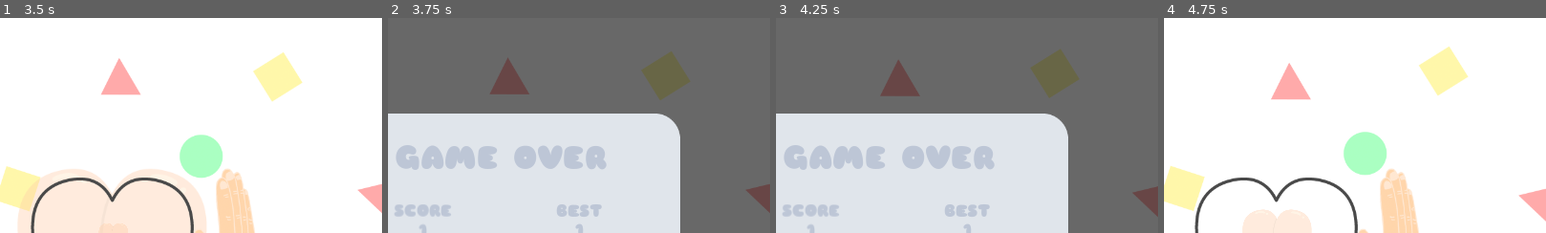
Above: before the commit, frames 1-4 (left to right).
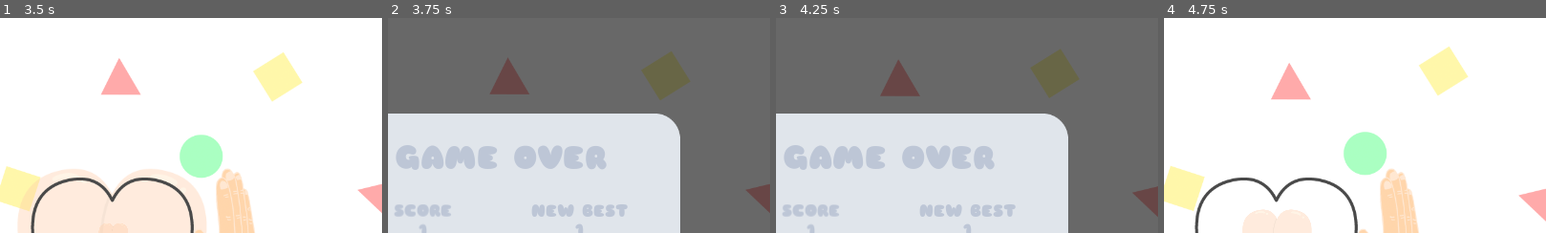
Above: after the commit, the same moments.

Repository: MikeTeok/test_butt_name
Game: Godot game, scene res://scenes/Game.tscn
Same seed, same stepped clock (60 frames per second), same inputs: the game is played once before the commit and once after it.
Inputs (mouse positions are % of the whole screen's width and height, from its top left):
- Up to frame 1 (3.5 s): move the mouse to (72, 45) at 0.52 s; tap Space (ui_select) at 0.77, 2.27 s; click (39, 64) at 1.25 s; move the mouse to (30, 55) at 2.02 s; move the mouse to (60, 28) at 2.77 s
- Up to frame 2 (3.75 s): move the mouse to (45, 70) at 3.52 s
- Up to frame 3 (4.25 s): tap Space (ui_select) at 3.77 s
- Up to frame 4 (4.75 s): click (39, 64) at 4.25 s
The pictures show only the part of the screen within x 35-85%, y 0-50%; the shares and areas given below are measured in that part.

Frame 1 is identical in both runs. In frame 2, 0.7% of the frame differs, in the area x 37-63%, y 86-93%; in frame 3, 0.7%; in frame 4, nothing differs.

Commit message:
Added SaveState.gd to save best score
Game data path: (Windows)
C:\Users\user\AppData\Roaming\Godot\app_userdata\test_butt

Diff:
--- a/project.godot
+++ b/project.godot
@@ -14,6 +14,10 @@
 run/main_scene="res://scenes/Game.tscn"
 config/icon="res://icon.png"
 
+[autoload]
+
+SaveState="*res://scripts/SaveState.gd"
+
 [display]
 
 window/size/width=1280
--- a/scenes/GameOverUI.tscn
+++ b/scenes/GameOverUI.tscn
@@ -46,7 +46,9 @@
 "speed": 5.0
 } ]
 
-[node name="GameOverUI" type="Control"]
+[node name="GameOverUI" type="Control" groups=[
+"Saved",
+]]
 margin_right = 1280.0
 margin_bottom = 720.0
 script = ExtResource( 2 )
--- a/scripts/GameOverUI.gd
+++ b/scripts/GameOverUI.gd
@@ -7,13 +7,19 @@
 onready var board = $Board
 signal restartRequest
 onready var theme_mode = "Light mode" setget set_theme
+var best = 0
 
 func _ready():
 	set_theme(theme_mode)
 
 func update_scoreboard(score):
 	scoreLabel.set_text("SCORE\n" + String(score))
-	hiScoreLabel.set_text("BEST\n" + String(score))
+	if (score > best):
+		best = score
+		hiScoreLabel.set_text("NEW BEST\n" + String(best))
+	else:
+		hiScoreLabel.set_text("BEST\n" + String(best))
+	SaveState.save_game()
 
 func _on_RestartButton_pressed():
 	emit_signal("restartRequest")
@@ -26,3 +32,13 @@
 		board.modulate = Color("2A2A2A")
 	else:
 		board.modulate = Color("e1e6ec")
+
+func get_save_stats():
+	return {
+		'name' : get_name(),
+		'parent' : get_parent().get_path(),
+		'best' : best
+	}
+
+func load_save_stats(stats):
+	self.best = stats.best
--- /dev/null
+++ b/scripts/SaveState.gd
@@ -0,0 +1,44 @@
+extends Node
+
+var save_filename = "user://save_game.save"
+
+func _ready():
+	load_game()
+	pass # Replace with function body.
+
+func save_game():
+	var save_file = File.new()
+	save_file.open(save_filename,File.WRITE)
+	var saved_nodes = get_tree().get_nodes_in_group("Saved")
+
+	for node in saved_nodes:
+		if node.filename.empty():
+			break
+
+		var node_details = node.get_save_stats()
+		save_file.store_line(to_json(node_details))
+
+	save_file.close()
+
+#func _notification(what):
+#	if what == MainLoop.NOTIFICATION_WM_QUIT_REQUEST or what == MainLoop.NOTIFICATION_WM_GO_BACK_REQUEST:
+#		save_game()
+
+func load_game():
+
+	var save_file = File.new()
+	if not save_file.file_exists(save_filename):
+		return
+
+	var saved_nodes = get_tree().get_nodes_in_group("Saved")
+
+#	for node in saved_nodes:
+#		node.queue_free()
+
+	save_file.open(save_filename,File.READ)
+	while save_file.get_position() < save_file.get_len():
+		var node_data = parse_json(save_file.get_line())
+#		var new_obj = load(node_data.filename).instance()
+#		get_node(node_data.parent).call_deferred('add_child',new_obj)
+#		new_obj.load_save_stats(node_data)
+		get_node(node_data.parent).find_node(node_data.name).load_save_stats(node_data)
